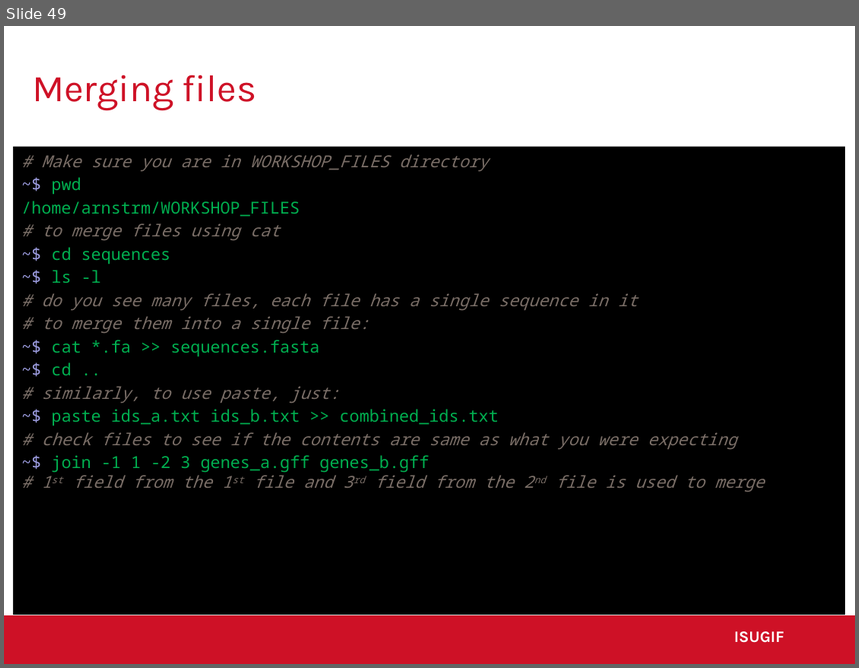
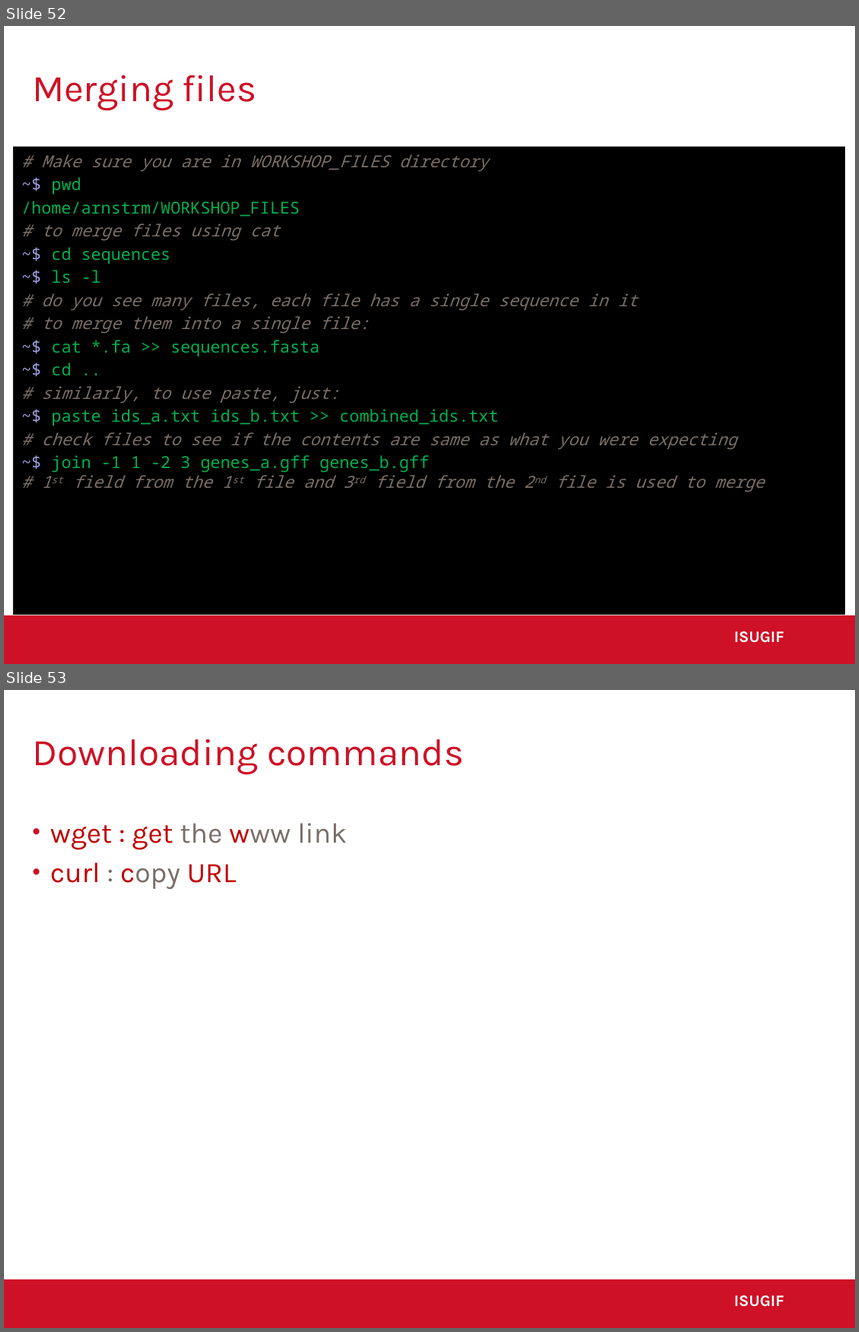
Before and after one commit to ISUgenomics/basic_UNIX_2015, a slide deck: slides_workshop_as.pptx. Shown one above the other, each under a label of ours: slide 49 before the commit, slides 52 and 53 after it. The pictures are 859x668 and 859x1332 pixels, drawn with LibreOffice and Linux fonts; fonts in the diff are those of the drawing; background and template pictures are left out. Boxes give left, top, right and bottom in pixels: in the first picture for what was removed or moved away, otherwise in the second. Text is boxed around its words. In the diff, an @@ line names an element or a change of style, - is before the commit and + after.

Commit message:
modified

```diff
--- a/slides_workshop_as.pptx
+++ b/slides_workshop_as.pptx
@@ slide 53 added at (4,690,855,1328), background #FFFFFF; not listed: 2 template elements that a slide beside it also shows @@
@@ title added at (32,739,464,774), 32 pt, text #CE1126 @@
+Downloading commands
@@ text added at (50,823,347,889), 24 pt, text #C00000 @@
+• wget : get the www link
+• curl : copy URL
@@ what was slide 49 is now slide 52 @@
```
